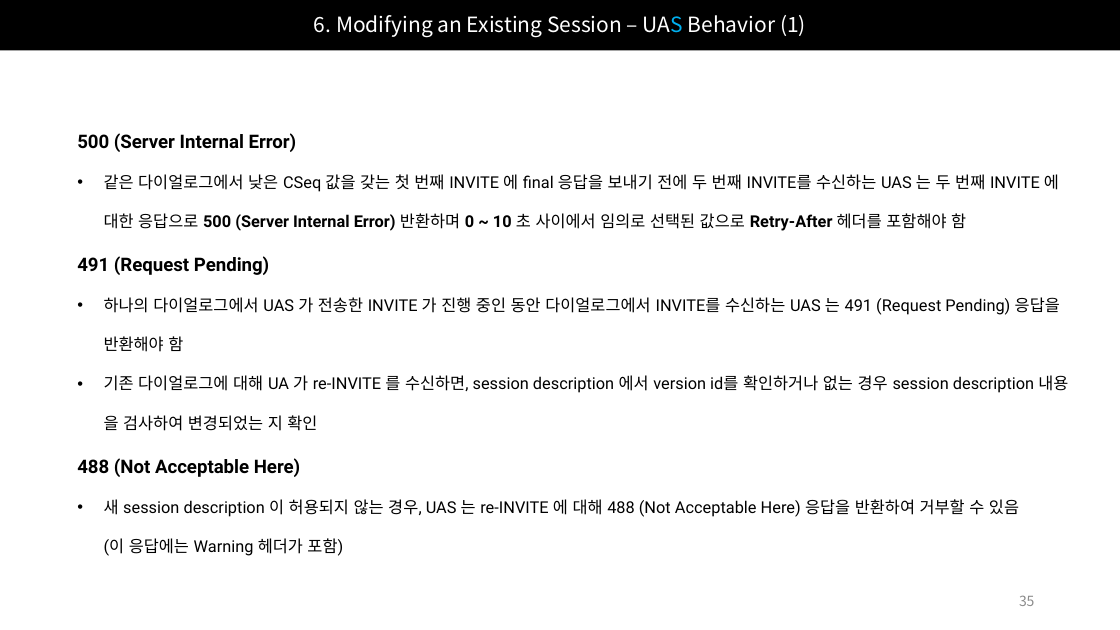
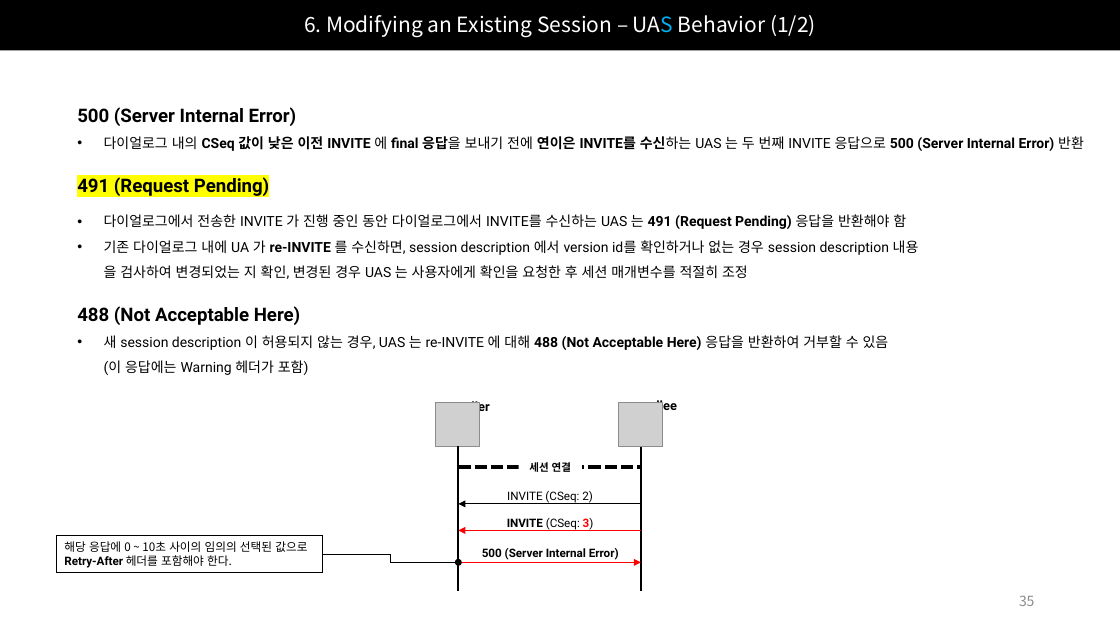
Before and after one commit to Epsilonely/SIP-Survey, a slide deck: slide 35 of 세미나 2차.pptx. Drawn at 1120x630 pixels with LibreOffice and Linux fonts; fonts in the diff are those of the drawing; grey boxes stand for pictures. Boxes give left, top, right and bottom in pixels: in the first picture for what was removed or moved away, otherwise in the second. Text is boxed around its words. In the diff, an @@ line names an element or a change of style, - is before the commit and + after.

```diff
--- a/세미나 2차.pptx
+++ b/세미나 2차.pptx
@@ title at (x1=304, y1=15, x2=816, y2=37): text changed @@
-6. Modifying an Existing Session – UAS Behavior (1)
+6. Modifying an Existing Session – UAS Behavior (1/2)
@@ text "500 (Server Internal Error)" moved from (x1=77, y1=133, x2=1068, y2=556) to (x1=77, y1=107, x2=1084, y2=375) @@
@@ text at (x1=104, y1=136, x2=1084, y2=151): text changed; size 14 to 12 pt; bold on @@
-• 같은 다이얼로그에서 낮은 CSeq 값을 갖는 첫 번째 INVITE 에 final 응답을 보내기 전에 두 번째 INVITE를 수신하는 UAS 는 두 번째 INVITE 에
-  대한 응답으로 500 (Server Internal Error) 반환하며 0 ~ 10 초 사이에서 임의로 선택된 값으로 Retry-After 헤더를 포함해야 함
+• 다이얼로그 내의 CSeq 값이 낮은 이전 INVITE 에 final 응답을 보내기 전에 연이은 INVITE를 수신하는 UAS 는 두 번째 INVITE 응답으로 500 (Server Internal Error) 반환
@@ text at (x1=77, y1=177, x2=889, y2=375): highlight none to #FFFF00 in "491 (Request Pending)"; size 14 to 12 pt in "새 session description 이 허용되지 않는 경우, ..."; bold on in "488 (Not Acceptable Here)"; line spacing 2 to 1.5 @@
@@ text at (x1=104, y1=214, x2=919, y2=279): text changed; size 14 to 12 pt @@
-• 하나의 다이얼로그에서 UAS 가 전송한 INVITE 가 진행 중인 동안 다이얼로그에서 INVITE를 수신하는 UAS 는 491 (Request Pending) 응답을
-  반환해야 함
-• 기존 다이얼로그에 대해 UA 가 re-INVITE 를 수신하면, session description 에서 version id를 확인하거나 없는 경우 session description 내용
-  을 검사하여 변경되었는 지 확인
+• 다이얼로그에서 전송한 INVITE 가 진행 중인 동안 다이얼로그에서 INVITE를 수신하는 UAS 는 491 (Request Pending) 응답을 반환해야 함
+• 기존 다이얼로그 내에 UA 가 re-INVITE 를 수신하면, session description 에서 version id를 확인하거나 없는 경우 session description 내용
+  을 검사하여 변경되었는 지 확인, 변경된 경우 UAS 는 사용자에게 확인을 요청한 후 세션 매개변수를 적절히 조정
@@ group added at (x1=435, y1=398, x2=677, y2=592): 6 texts, 3 lines, 3 arrows, 2 pictures @@
+INVITE (CSeq: 2)
+INVITE (CSeq: 3)
+500 (Server Internal Error)
+caller
+callee
+세션 연결
@@ rectangle added at (x1=56, y1=536, x2=323, y2=573), fill #FFFFFF, outline #000000 0.75 pt, 10 pt, text #000000 @@
+해당 응답에 0 ~ 10초 사이의 임의의 선택된 값으로 Retry-After 헤더를 포함해야 한다.
@@ elbow arrow added from (323, 555) to (459, 562), #000000 0.5 pt @@
```
Also in this commit, not shown: 24 other slides changed.
